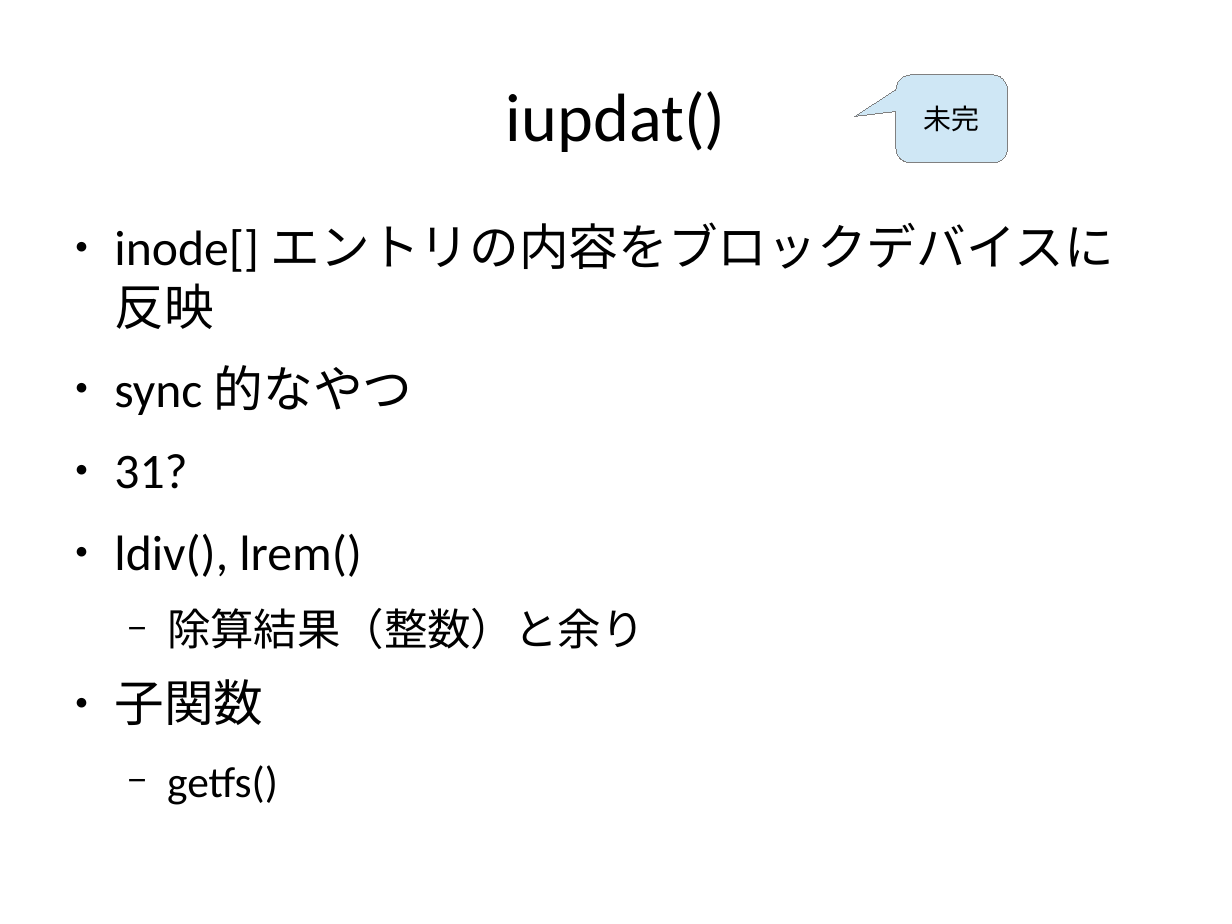
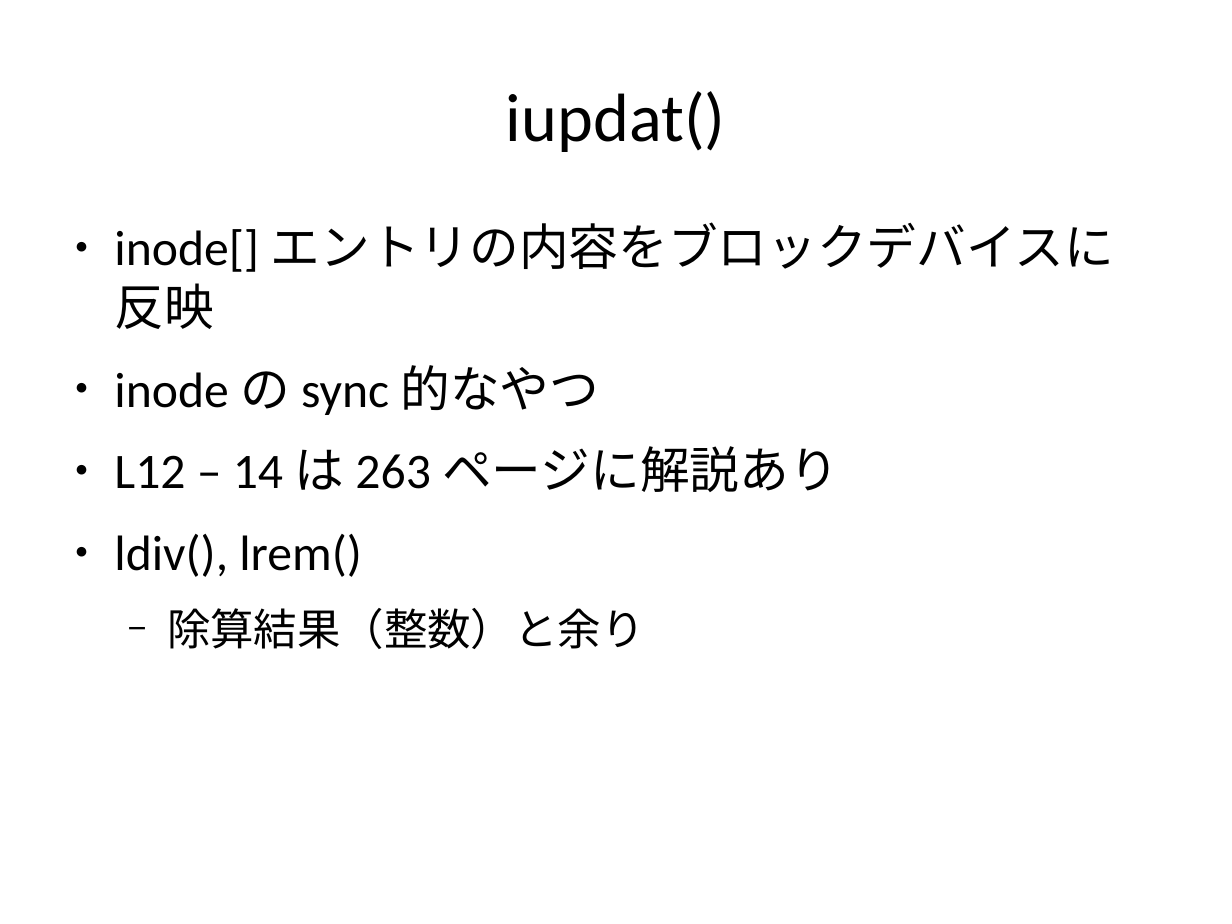
Before and after one commit to andromedroid/ame, a slide deck: slide 12 of doc/unix_v6/inode.odp (slide 8 before the commit). Drawn at 1232x924 pixels with LibreOffice and Linux fonts; fonts in the diff are those of the drawing. Boxes give left, top, right and bottom in pixels: in the first picture for what was removed or moved away, otherwise in the second. Text is boxed around its words. In the diff, an @@ line names an element or a change of style, - is before the commit and + after.

Commit message:
i'm making inode.odp almost finished.

```diff
--- a/doc/unix_v6/inode.odp
+++ b/doc/unix_v6/inode.odp
@@ rounded speech box removed at box(897, 75, 1008, 163) @@
-未完
@@ text at box(114, 365, 839, 492): text changed @@
-● sync 的なやつ
-● 31?
+● inode の sync 的なやつ
+● L12 – 14 は 263 ページに解説あり
@@ text at box(114, 679, 278, 805): paragraphs removed @@
-● 子関数
-  − getfs()
```
Also in this commit, not shown: 9 other slides changed, 8 slides added, 2 slides removed.
